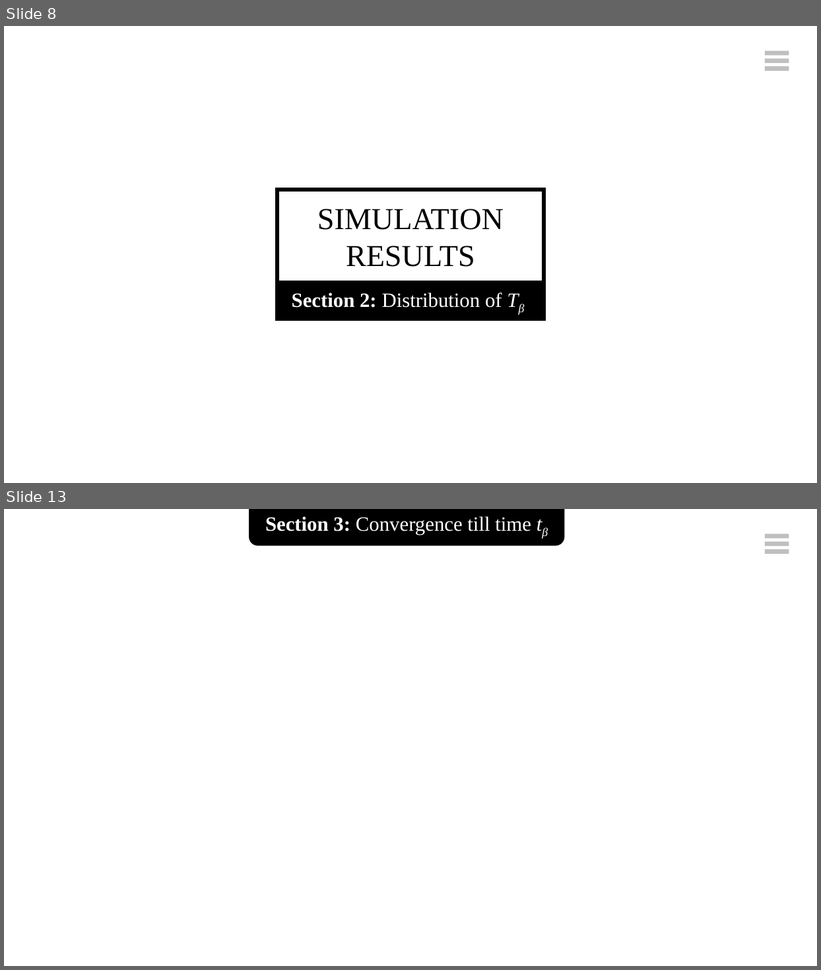
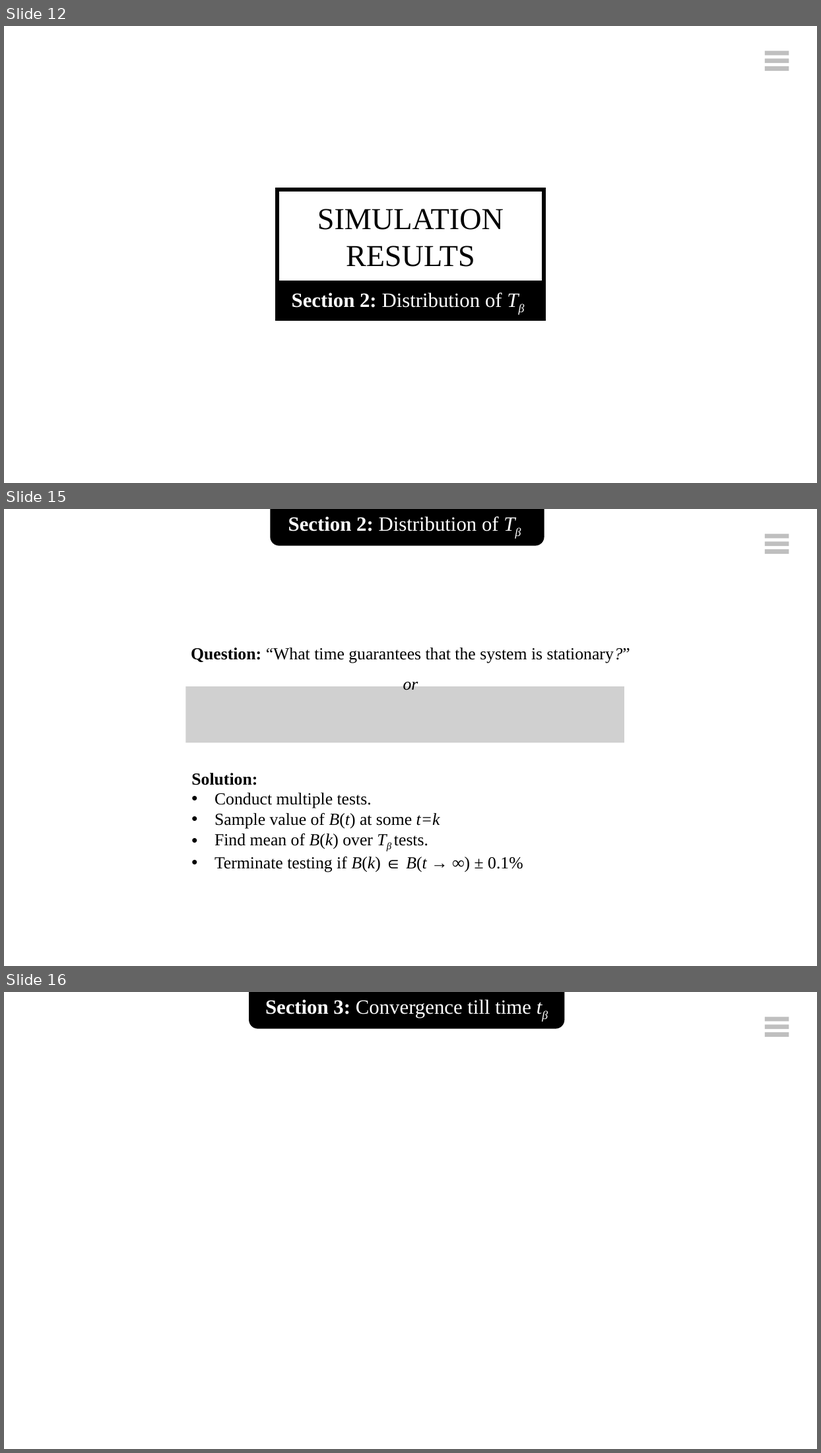
Before and after one commit to prabal1997/Probability, a slide deck: project_4/final_presentation.pptx. Shown one above the other, each under a label of ours: slides 8 and 13 before the commit, slides 12, 15 and 16 after it; the slides between them are not shown. The pictures are 821x970 and 821x1453 pixels, drawn with LibreOffice and Linux fonts; fonts in the diff are those of the drawing; grey boxes stand for pictures; background and template pictures are left out. Boxes give left, top, right and bottom in pixels: in the first picture for what was removed or moved away, otherwise in the second. Text is boxed around its words. In the diff, an @@ line names an element or a change of style, - is before the commit and + after.

```diff
--- a/project_4/final_presentation.pptx
+++ b/project_4/final_presentation.pptx
@@ slide 15 added at (4,509,817,966), background #FFFFFF @@
@@ rounded rectangle added at (273,509,543,544), fill #000000, outline #000000 4.5 pt, 24 pt, text #FFFFFF @@
+Section 2: Distribution of Tβ
@@ rectangle added at (765,534,789,538), fill #BFBFBF @@
@@ rectangle added at (765,541,789,545), fill #BFBFBF @@
@@ rectangle added at (765,549,789,553), fill #BFBFBF @@
@@ text added at (191,648,630,691), 20 pt, text #000000 @@
+Question: “What time guarantees that the system is stationary?”
+or
@@ picture added at (186,687,624,743) @@
@@ text added at (191,773,523,873), 20 pt, text #000000 @@
+Solution:
+• Conduct multiple tests.
+• Sample value of B(t) at some t=k
+• Find mean of B(k) over Tβ tests.
+• Terminate testing if B(k) ∈ B(t → ∞) ± 0.1%
@@ what was slide 8 is now slide 12 @@
@@ what was slide 13 is now slide 16 @@
```
Also in this commit, not shown: 8 slides changed, 7 other slides added, 1 slide removed, 14 other files.
